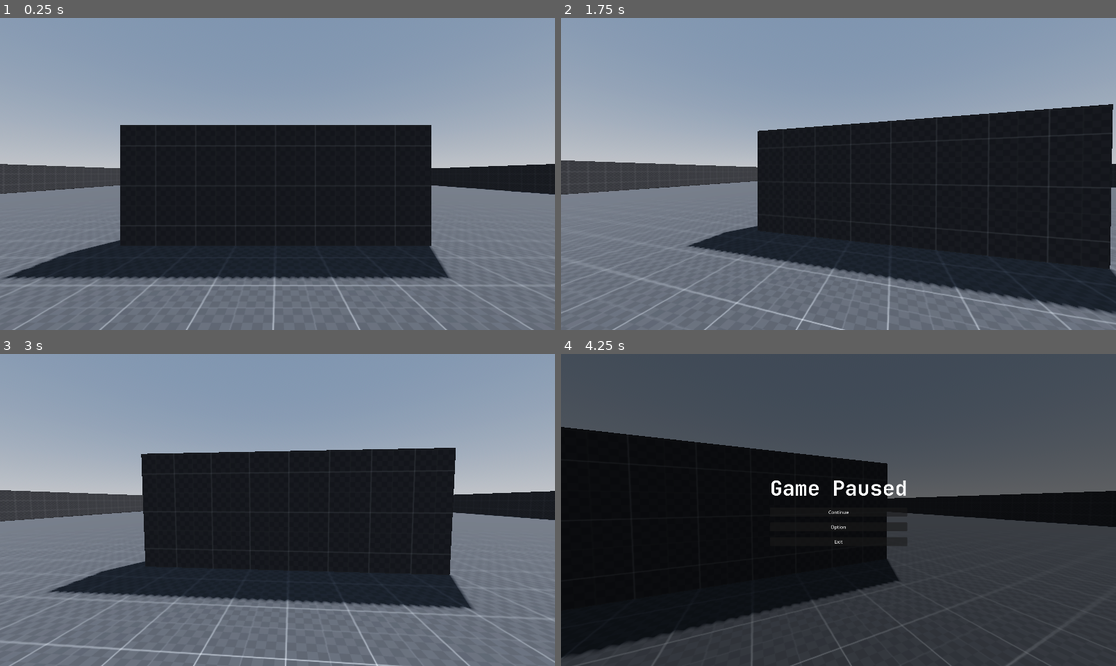
Above: before the commit, frames 1-4 (two rows, left to right).
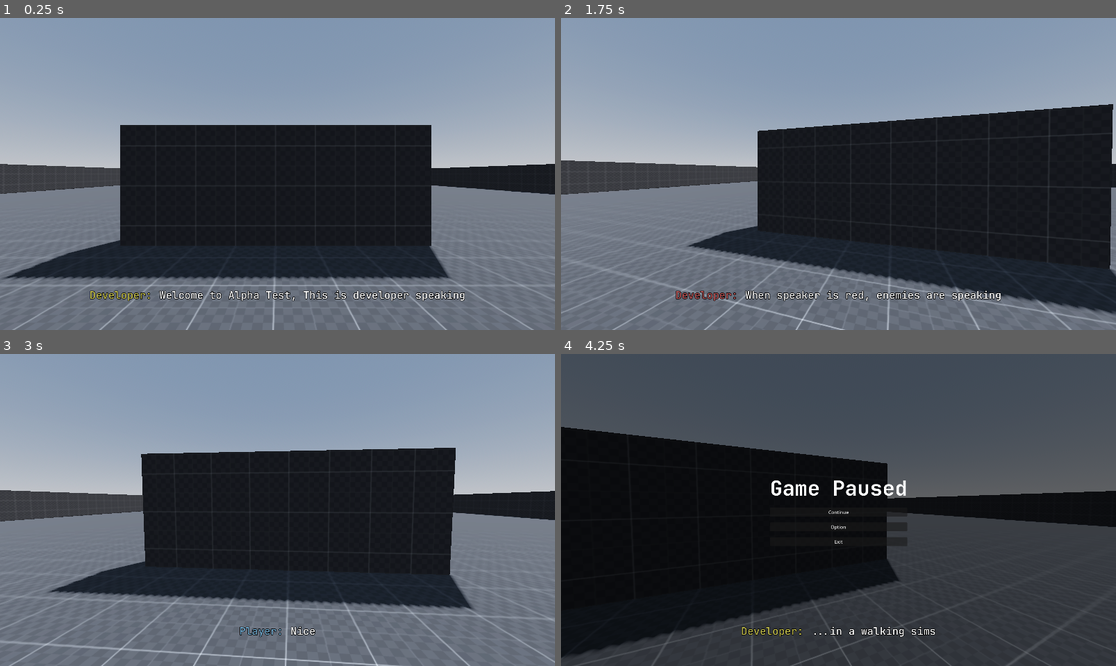
Above: after the commit, the same moments.

Repository: Zhiyi-Yang-YU/Outside-Skyline-AlphaTest
Game: Godot game, scene res://OutsideSkyline_Alpha/Scene/Level/Level_0.tscn
Same seed, same stepped clock (60 frames per second), same inputs: the game is played once before the commit and once after it.
Inputs (mouse positions are in pixels of both pictures, inside the frame that each line leads up to):
- Up to frame 1 (0.25 s): no input
- Up to frame 2 (1.75 s): tap Enter (ui_accept) at 0.5, 1.35, 1.52 s; move the mouse to (866, 174) at 0.52 s; hold Enter (ui_accept) 0.53-1.28 s; move the mouse to (810, 174) at 1.27 s
- Up to frame 3 (3 s): tap Enter (ui_accept) at 1.82, 2, 2.85 s; move the mouse to (288, 503) at 2.02 s; hold Enter (ui_accept) 2.03-2.78 s; move the mouse to (271, 516) at 2.77 s
- Up to frame 4 (4.25 s): tap Enter (ui_accept) at 3.02, 3.32 s; move the mouse to (877, 513) at 3.52 s; hold Enter (ui_accept) from 3.53 s (still down); tap Escape (ui_pause) at 4.15 s

The runs differ from the first frame. In frame 1, 1.0% of the frame differs, in the area x 16-84%, y 87-91%; in frame 2, 0.9%; in frame 3, 0.2%; in frame 4, 0.4%.

Commit message:
实现使命召唤风格的对话系统

Diff:
--- a/OutsideSkyline_Alpha/Scene/Level/Level_0.tscn
+++ b/OutsideSkyline_Alpha/Scene/Level/Level_0.tscn
@@ -8,6 +8,7 @@
 [ext_resource type="Script" path="res://OutsideSkyline_Alpha/Script/GameplayUI/GameplayUI_Manager.gd" id="5_p43ex"]
 [ext_resource type="FontFile" uid="uid://dq84fvkbrfrj3" path="res://OutsideSkyline_Alpha/Font/JetBrainsMono-Bold.ttf" id="6_d8lwe"]
 [ext_resource type="FontFile" uid="uid://4hxhewmwpgm8" path="res://OutsideSkyline_Alpha/Font/JetBrainsMono-Medium.ttf" id="7_rodwu"]
+[ext_resource type="PackedScene" uid="uid://dcgkqubno5qmk" path="res://OutsideSkyline_Alpha/Scene/UI/dialog_box.tscn" id="8_002b4"]
 [ext_resource type="Script" path="res://OutsideSkyline_Alpha/Script/Level/Level_0.gd" id="8_7m76s"]
 
 [sub_resource type="LabelSettings" id="LabelSettings_2r3r2"]
@@ -48,7 +49,7 @@
 [node name="UI" type="Node3D" parent="." groups=["UI"]]
 script = ExtResource("5_p43ex")
 
-[node name="Control_Game" type="Control" parent="UI"]
+[node name="Control_GameMenuUI" type="Control" parent="UI"]
 layout_mode = 3
 anchors_preset = 15
 anchor_right = 1.0
@@ -57,7 +58,7 @@
 grow_vertical = 2
 mouse_filter = 2
 
-[node name="BlackBackground" type="ColorRect" parent="UI/Control_Game"]
+[node name="BlackBackground" type="ColorRect" parent="UI/Control_GameMenuUI"]
 layout_mode = 1
 anchors_preset = 15
 anchor_right = 1.0
@@ -66,7 +67,7 @@
 grow_vertical = 2
 color = Color(0, 0, 0, 0.509804)
 
-[node name="GamePause" type="VBoxContainer" parent="UI/Control_Game"]
+[node name="GamePause" type="VBoxContainer" parent="UI/Control_GameMenuUI"]
 layout_mode = 1
 anchors_preset = 8
 anchor_left = 0.5
@@ -83,31 +84,31 @@
 theme_override_constants/separation = 20
 alignment = 1
 
-[node name="GamePauseLabel" type="Label" parent="UI/Control_Game/GamePause"]
+[node name="GamePauseLabel" type="Label" parent="UI/Control_GameMenuUI/GamePause"]
 layout_mode = 2
 text = "Game Paused"
 label_settings = SubResource("LabelSettings_2r3r2")
 horizontal_alignment = 1
 vertical_alignment = 1
 
-[node name="GameContinueButton" type="Button" parent="UI/Control_Game/GamePause"]
+[node name="GameContinueButton" type="Button" parent="UI/Control_GameMenuUI/GamePause"]
 layout_mode = 2
 text = "Continue"
 
-[node name="GameHow2playButton" type="Button" parent="UI/Control_Game/GamePause"]
+[node name="GameHow2playButton" type="Button" parent="UI/Control_GameMenuUI/GamePause"]
 visible = false
 layout_mode = 2
 text = "How to play ?"
 
-[node name="GameOptionButton" type="Button" parent="UI/Control_Game/GamePause"]
+[node name="GameOptionButton" type="Button" parent="UI/Control_GameMenuUI/GamePause"]
 layout_mode = 2
 text = "Option"
 
-[node name="GameExitButton" type="Button" parent="UI/Control_Game/GamePause"]
+[node name="GameExitButton" type="Button" parent="UI/Control_GameMenuUI/GamePause"]
 layout_mode = 2
 text = "Exit"
 
-[node name="GameHow2play" type="VBoxContainer" parent="UI/Control_Game"]
+[node name="GameHow2play" type="VBoxContainer" parent="UI/Control_GameMenuUI"]
 visible = false
 layout_mode = 1
 anchors_preset = 8
@@ -125,21 +126,21 @@
 theme_override_constants/separation = 20
 alignment = 1
 
-[node name="How2playLabel" type="Label" parent="UI/Control_Game/GameHow2play"]
+[node name="How2playLabel" type="Label" parent="UI/Control_GameMenuUI/GameHow2play"]
 layout_mode = 2
 text = "How to play NOT DONE"
 label_settings = SubResource("LabelSettings_2r3r2")
 horizontal_alignment = 1
 vertical_alignment = 1
 
-[node name="How2playLabel2" type="Label" parent="UI/Control_Game/GameHow2play"]
+[node name="How2playLabel2" type="Label" parent="UI/Control_GameMenuUI/GameHow2play"]
 layout_mode = 2
 text = "press \"esc\" to retrun"
 label_settings = SubResource("LabelSettings_2r3r2")
 horizontal_alignment = 1
 vertical_alignment = 1
 
-[node name="GameOption" type="VBoxContainer" parent="UI/Control_Game"]
+[node name="GameOption" type="VBoxContainer" parent="UI/Control_GameMenuUI"]
 layout_mode = 1
 anchors_preset = 8
 anchor_left = 0.5
@@ -156,14 +157,14 @@
 theme_override_constants/separation = 20
 alignment = 1
 
-[node name="OptionLabel" type="Label" parent="UI/Control_Game/GameOption"]
+[node name="OptionLabel" type="Label" parent="UI/Control_GameMenuUI/GameOption"]
 layout_mode = 2
 text = "Game Option NOT DONE"
 label_settings = SubResource("LabelSettings_2r3r2")
 horizontal_alignment = 1
 vertical_alignment = 1
 
-[node name="OptionLabel2" type="Label" parent="UI/Control_Game/GameOption"]
+[node name="OptionLabel2" type="Label" parent="UI/Control_GameMenuUI/GameOption"]
 layout_mode = 2
 text = "press \"esc\" to retrun"
 label_settings = SubResource("LabelSettings_2r3r2")
@@ -199,6 +200,8 @@
 text = "Interact target Info Label"
 label_settings = SubResource("LabelSettings_d2lrq")
 
+[node name="DialogBox" parent="UI" instance=ExtResource("8_002b4")]
+
 [node name="GameManager" type="Node3D" parent="."]
 script = ExtResource("3_gjmi4")
 
@@ -214,7 +217,7 @@
 [node name="Level0_Component" type="Node3D" parent="Setting"]
 script = ExtResource("8_7m76s")
 
-[connection signal="button_up" from="UI/Control_Game/GamePause/GameContinueButton" to="GameManager" method="_on_game_continue_button_button_up"]
-[connection signal="button_up" from="UI/Control_Game/GamePause/GameHow2playButton" to="GameManager" method="_on_game_how_2_play_button_button_up"]
-[connection signal="button_up" from="UI/Control_Game/GamePause/GameOptionButton" to="GameManager" method="_on_game_option_button_button_up"]
-[connection signal="button_up" from="UI/Control_Game/GamePause/GameExitButton" to="GameManager" method="_on_game_exit_button_button_up"]
+[connection signal="button_up" from="UI/Control_GameMenuUI/GamePause/GameContinueButton" to="GameManager" method="_on_game_continue_button_button_up"]
+[connection signal="button_up" from="UI/Control_GameMenuUI/GamePause/GameHow2playButton" to="GameManager" method="_on_game_how_2_play_button_button_up"]
+[connection signal="button_up" from="UI/Control_GameMenuUI/GamePause/GameOptionButton" to="GameManager" method="_on_game_option_button_button_up"]
+[connection signal="button_up" from="UI/Control_GameMenuUI/GamePause/GameExitButton" to="GameManager" method="_on_game_exit_button_button_up"]
--- /dev/null
+++ b/OutsideSkyline_Alpha/Scene/UI/dialog_box.tscn
@@ -0,0 +1,54 @@
+[gd_scene load_steps=5 format=3 uid="uid://dcgkqubno5qmk"]
+
+[ext_resource type="Script" path="res://OutsideSkyline_Alpha/Script/GameplayUI/DialogBox.gd" id="1_bhvf7"]
+[ext_resource type="FontFile" uid="uid://4hxhewmwpgm8" path="res://OutsideSkyline_Alpha/Font/JetBrainsMono-Medium.ttf" id="2_xiuwo"]
+
+[sub_resource type="LabelSettings" id="LabelSettings_0ehcn"]
+font = ExtResource("2_xiuwo")
+font_size = 36
+font_color = Color(0.768627, 0.74902, 0.301961, 1)
+outline_size = 7
+outline_color = Color(0, 0, 0, 1)
+
+[sub_resource type="LabelSettings" id="LabelSettings_h12bi"]
+font = ExtResource("2_xiuwo")
+font_size = 36
+outline_size = 7
+outline_color = Color(0, 0, 0, 1)
+
+[node name="DialogBox" type="CanvasLayer"]
+script = ExtResource("1_bhvf7")
+
+[node name="DialogContent" type="HBoxContainer" parent="."]
+anchors_preset = 12
+anchor_top = 1.0
+anchor_right = 1.0
+anchor_bottom = 1.0
+offset_top = -150.0
+offset_bottom = -90.9999
+grow_horizontal = 2
+grow_vertical = 0
+size_flags_horizontal = 4
+size_flags_vertical = 4
+alignment = 1
+
+[node name="Speaker" type="Label" parent="DialogContent"]
+layout_mode = 2
+size_flags_horizontal = 4
+text = "Speaker:"
+label_settings = SubResource("LabelSettings_0ehcn")
+horizontal_alignment = 1
+vertical_alignment = 1
+
+[node name="Content" type="Label" parent="DialogContent"]
+layout_mode = 2
+size_flags_horizontal = 4
+text = "This is dialog content"
+label_settings = SubResource("LabelSettings_h12bi")
+horizontal_alignment = 1
+vertical_alignment = 1
+
+[node name="DialogTimer" type="Timer" parent="."]
+wait_time = 1.9
+
+[connection signal="timeout" from="DialogTimer" to="." method="_on_dialog_timer_timeout"]
--- a/OutsideSkyline_Alpha/Script/Character/NPC.gd
+++ b/OutsideSkyline_Alpha/Script/Character/NPC.gd
@@ -19,8 +19,6 @@
 func _ready() -> void:
 	_findPlayer()
 	_findUI()
-
-
 
 
 func _process(delta: float) -> void:
--- /dev/null
+++ b/OutsideSkyline_Alpha/Script/GameplayUI/DialogBox.gd
@@ -0,0 +1,85 @@
+extends CanvasLayer
+
+const COLOR_RED: String = "#ba5455"
+const COLOR_BLUE: String = "#73aed3"
+const COLOR_YELLOW: String = "#c4bf4d"
+
+const FRIENDLY: String = COLOR_BLUE
+const NEUTRAL: String = COLOR_YELLOW
+const ENEMY: String = COLOR_RED
+
+@onready var dialogContent: HBoxContainer = $DialogContent
+@onready var speaker: Label = $DialogContent/Speaker
+@onready var content: Label = $DialogContent/Content
+@onready var dialogTimer: Timer = $DialogTimer
+
+var dialogsArray: Array = []
+var curr: int = 0
+
+
+func _ready() -> void:
+	_hideDialogBox()
+	_showDialogBox([
+		{speaker = "Developer: ", speakerCamp = NEUTRAL, text = "Welcome to Alpha Test, This is developer speaking"},
+		{speaker = "Developer: ", speakerCamp = NEUTRAL, text = "Just want to show you our reconstructed dialog system"},
+		{speaker = "Player: ", speakerCamp = FRIENDLY, text = "sure"},
+		{speaker = "Developer: ", speakerCamp = NEUTRAL, text = "I reference the Call of Duty 19's dialog Art Style"},
+		{speaker = "Developer: ", speakerCamp = ENEMY, text = "When speaker is red, enemies are speaking"},
+		{speaker = "Developer: ", speakerCamp = ENEMY, text = "Don't attack me, this is only a demo"},
+		{speaker = "Developer: ", speakerCamp = FRIENDLY, text = "When speaker is blue, friendlys are speaking"},
+		{speaker = "Developer: ", speakerCamp = NEUTRAL, text = "When speaker is yellow,the speaker belongs to neutral camps"},
+		{speaker = "Player: ", speakerCamp = FRIENDLY, text = "Nice"},
+		{speaker = "Developer: ", speakerCamp = NEUTRAL, text = "Don't ask me why do we have this setting"},
+		{speaker = "Developer: ", speakerCamp = NEUTRAL, text = "Just want to try, I don't even know how to use this system..."},
+		{speaker = "Developer: ", speakerCamp = NEUTRAL, text = "...in a walking sims"},
+		{speaker = "Developer: ", speakerCamp = NEUTRAL, text = "talk to Mr.Blue, He has something want to show you"},
+	])
+
+	dialogTimer.start()
+
+
+func _unhandled_input(event: InputEvent) -> void:
+	if event.is_action_pressed("ui_accept"):
+		dialogTimer.stop()
+		if curr + 1 < dialogsArray.size():
+			_showDialog(curr + 1)
+		else:
+			_hideDialogBox()
+		get_viewport().set_input_as_handled()
+		dialogTimer.start()
+
+
+func _hideDialogBox() -> void:
+	dialogContent.hide()
+
+
+func _showDialogBox(_dialogsArray: Array) -> void:
+	dialogsArray = _dialogsArray
+	dialogContent.show()
+	_showDialog(0)
+
+
+func _showDialog(index: int) -> void:
+	curr = index
+	speaker.text = dialogsArray[curr].speaker
+	_speakerColorSetUp(dialogsArray[curr].speakerCamp)
+	content.text = dialogsArray[curr].text
+
+
+# Helpers
+func _speakerColorSetUp(hex_color: String) -> void:
+	speaker.label_settings.set_font_color(Color(hex_color))
+
+
+func load_dialogs_from_json(filePath: String) -> Array:
+	# TODO: 实现从json文件里读取对话
+	return []
+
+
+# Signals
+func _on_dialog_timer_timeout() -> void:
+	if curr + 1 < dialogsArray.size():
+		_showDialog(curr + 1)
+	else:
+		_hideDialogBox()
+		dialogTimer.stop() # 停止Timer
--- a/OutsideSkyline_Alpha/Script/GameplayUI/GameManager.gd
+++ b/OutsideSkyline_Alpha/Script/GameplayUI/GameManager.gd
@@ -10,12 +10,13 @@
 
 func pauseGame() -> void:
 	if Input.is_action_just_pressed("ui_pause"):
+		# 实现不了一点，谁家好人能把游戏暂停菜单写成状态机啊！
+		# 要我说，删了算了，反正用不上
 		# _toggleHow2playUIHelper()
 		_toggleOptionUIHelper()
 
 
 #Helpers
-#TODO: 实现不了一点，谁家好人能把游戏暂停菜单写成状态机啊！
 func _toggleHow2playUIHelper() -> void:
 	if gameUIManager.isHow2PlayToggled and not gameUIManager.isPauseToggled:
 		# 此时二级菜单HOW TO PLAY【还没有】显示，从游戏界面打开一级菜单
--- a/OutsideSkyline_Alpha/Script/GameplayUI/GameplayUI_Manager.gd
+++ b/OutsideSkyline_Alpha/Script/GameplayUI/GameplayUI_Manager.gd
@@ -1,10 +1,10 @@
 extends Node3D
 class_name GameplayUI_Manager
 
-@onready var blackBackground: ColorRect = $Control_Game/BlackBackground
-@onready var gamePauseMenu: BoxContainer = $Control_Game/GamePause
-@onready var gameOptionMenu: BoxContainer = $Control_Game/GameOption
-@onready var gameHow2playMenu: BoxContainer = $Control_Game/GameHow2play
+@onready var blackBackground: ColorRect = $Control_GameMenuUI/BlackBackground
+@onready var gamePauseMenu: BoxContainer = $Control_GameMenuUI/GamePause
+@onready var gameOptionMenu: BoxContainer = $Control_GameMenuUI/GameOption
+@onready var gameHow2playMenu: BoxContainer = $Control_GameMenuUI/GameHow2play
 
 var isPauseToggled: bool = false
 var isHow2PlayToggled: bool = false
--- a/OutsideSkyline_Alpha/Script/Level/Level.gd
+++ b/OutsideSkyline_Alpha/Script/Level/Level.gd
@@ -28,8 +28,8 @@
 
 func levelSwitch_RealityANDMemory() -> void:
 	if player.isInReality:
-		realityScene.visible = true
-		memoryScene.visible = false
+		realityScene.show()
+		memoryScene.hide()
 	else:
-		realityScene.visible = false
-		memoryScene.visible = true
+		realityScene.hide()
+		memoryScene.show()
Not shown: 1 places in OutsideSkyline_Alpha/Scene/Level/Level_0.tscn that only renumber resources
Not shown, changed: README.md
